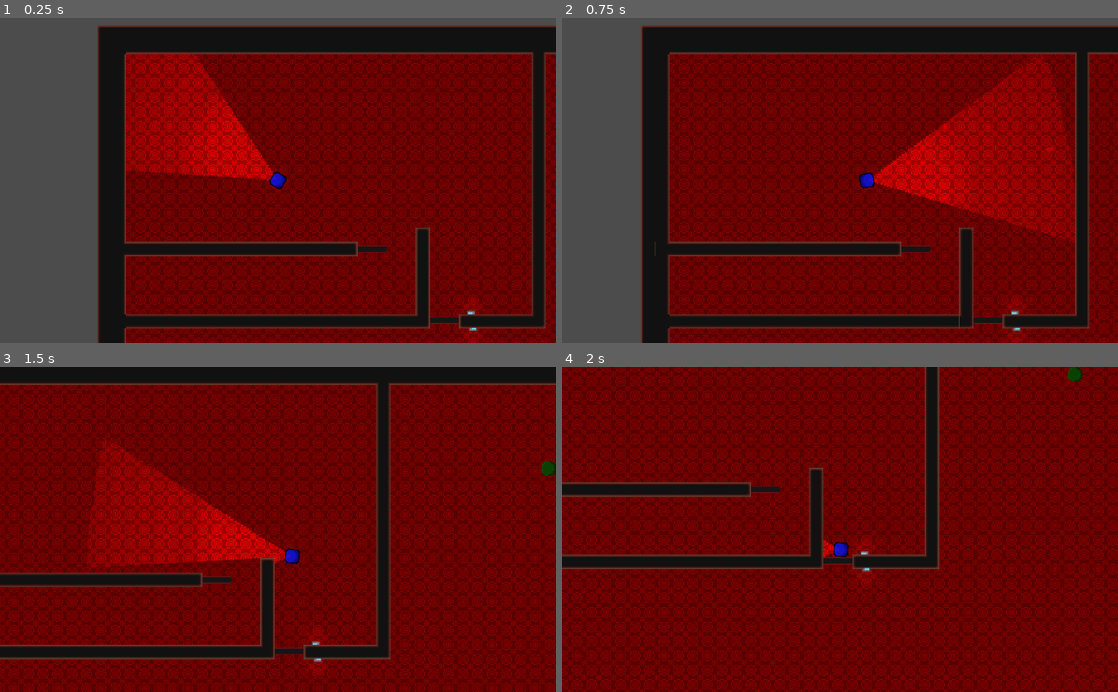
Above: before the commit, frames 1-4 (two rows, left to right).
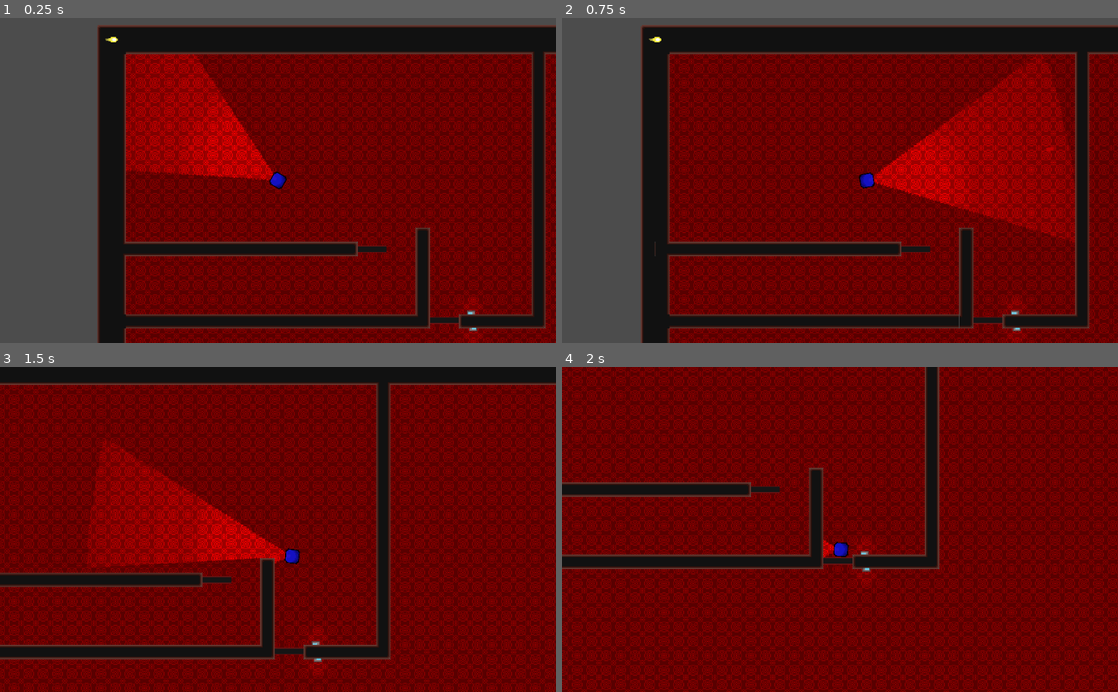
Above: after the commit, the same moments.

Repository: DrSpectre/experimento_juegos
Game: Godot game, scene res://Mundo.tscn
Same seed, same stepped clock (60 frames per second), same inputs: the game is played once before the commit and once after it.
Inputs (mouse positions are in pixels of both pictures, inside the frame that each line leads up to):
- Up to frame 1 (0.25 s): no input
- Up to frame 2 (0.75 s): tap Enter at 0.5 s; move the mouse to (962, 164) at 0.52 s; hold D (derecha) from 0.53 s (still down); click (962, 164) at 0.6 s
- Up to frame 3 (1.5 s): move the mouse to (166, 545) at 1.27 s; release D (derecha) at 1.28 s; hold S (abajo) from 1.28 s (still down); tap E (interaccion) at 1.35 s
- Up to frame 4 (2 s): keep holding S (abajo)

The runs differ from the first frame. In frame 1, less than 0.1% of the frame differs, in the area x 18-22%, y 5-8%; in frame 2, less than 0.1%; in frame 3, 0.1%; in frame 4, 0.1%, in the area x 90-94%, y 0-5%.
Error before the commit: Invalid get index 'objetivo' (on base: 'bool'). (res://Objetos/Personajes/Enemigo(MEF)

Commit message:
[ADD] Agrega elemntos para trabajar en e estado de golpe del jugador

Diff:
--- a/Objetos/Personajes/Enemigo(MEF)/atacar.gd
+++ b/Objetos/Personajes/Enemigo(MEF)/atacar.gd
@@ -1 +1,8 @@
 extends "res://codigo_generico/IA/MaquinaEstados/estado.gd"
+
+
+func entrar(data = false):
+	print(data)
+
+func actualizar(delta):
+	pass
--- a/Objetos/Personajes/Enemigo(MEF)/enemigo(mef).tscn
+++ b/Objetos/Personajes/Enemigo(MEF)/enemigo(mef).tscn
@@ -9,6 +9,7 @@
 [ext_resource path="res://Objetos/Personajes/Enemigo(MEF)/interactuar.gd" type="Script" id=7]
 [ext_resource path="res://Objetos/Personajes/Enemigo(MEF)/atacar.gd" type="Script" id=8]
 [ext_resource path="res://Objetos/Personajes/Enemigo(MEF)/paralizado.gd" type="Script" id=9]
+[ext_resource path="res://img/golpe_enemigo.png" type="Texture" id=10]
 
 [sub_resource type="CircleShape2D" id=5]
 radius = 8.0
@@ -17,6 +18,10 @@
 
 [sub_resource type="RectangleShape2D" id=2]
 extents = Vector2( 9, 9 )
+
+[sub_resource type="CapsuleShape2D" id=6]
+radius = 3.0
+height = 2.0
 
 [node name="Enemigo" type="KinematicBody2D" groups=["enemigo"]]
 script = ExtResource( 3 )
@@ -36,7 +41,7 @@
 
 [node name="maquina_estados" type="Node" parent="."]
 script = ExtResource( 2 )
-estado_inicio = NodePath("ir_a")
+estado_inicio = NodePath("quieto")
 
 [node name="quieto" type="Node" parent="maquina_estados"]
 script = ExtResource( 6 )
@@ -52,6 +57,16 @@
 
 [node name="atacar" type="Node" parent="maquina_estados"]
 script = ExtResource( 8 )
+
+[node name="ataque" type="Sprite" parent="maquina_estados/atacar"]
+texture = ExtResource( 10 )
+
+[node name="zona_ataque" type="Area2D" parent="maquina_estados/atacar/ataque"]
+
+[node name="CollisionShape2D" type="CollisionShape2D" parent="maquina_estados/atacar/ataque/zona_ataque"]
+position = Vector2( 2, 0 )
+rotation = 1.57079
+shape = SubResource( 6 )
 
 [node name="paralizado" type="Node" parent="maquina_estados"]
 script = ExtResource( 9 )
Not shown: 1 places in Objetos/Personajes/Enemigo(MEF)/enemigo(mef).tscn that only renumber resources
Binary file added: img/golpe_enemigo.aseprite
Binary file added: img/golpe_enemigo.png
Not shown, added: img/golpe_enemigo.png.import
